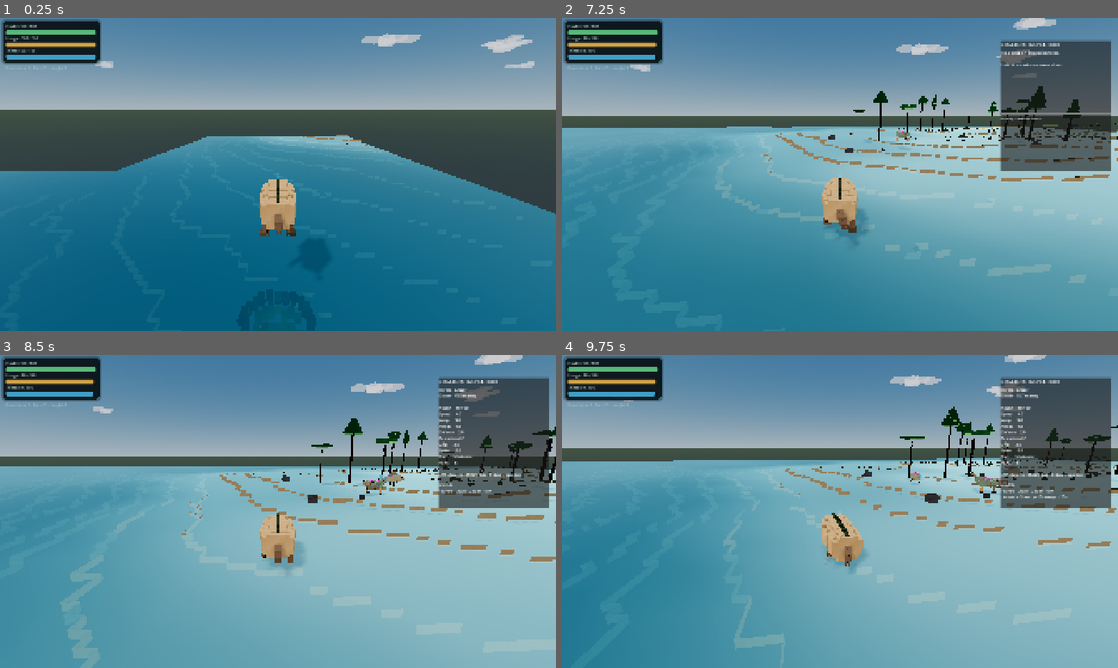
Above: before the commit, frames 1-4 (two rows, left to right).
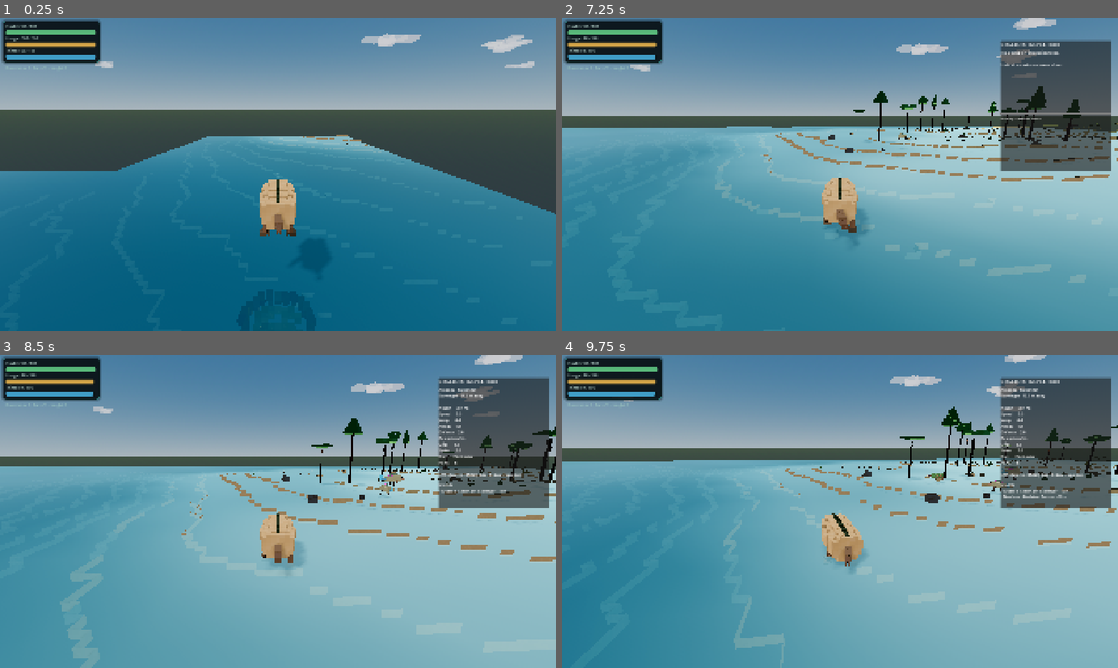
Above: after the commit, the same moments.

Repository: MajorDragonfly/voxelverse
Game: Godot game, scene res://main/main.tscn
Same seed, same stepped clock (60 frames per second), same inputs: the game is played once before the commit and once after it.
Inputs (mouse positions are in pixels of both pictures, inside the frame that each line leads up to):
- Up to frame 1 (0.25 s): no input
- Up to frame 2 (7.25 s): tap Enter at 0.5 s; move the mouse to (867, 174) at 0.52 s; hold W (move_forward) 0.53-5.78 s; right-click (867, 174) at 0.6 s; click (867, 174) at 0.67 s; tap Space (jump) at 0.77, 1.52, 3.02, 3.77, 4.52, 6.02, 6.77 s; move the mouse to (812, 174) at 1.27 s; tap E (inspection_mode) at 1.35 s; move the mouse to (851, 168) at 2.02 s; click (851, 168) at 2.1 s; move the mouse to (834, 180) at 2.77 s; tap L at 2.85 s; click (834, 180) at 2.92 s; move the mouse to (878, 177) at 3.52 s; tap R at 3.6 s; move the mouse to (795, 171) at 4.27 s; tap Tab at 4.35 s; move the mouse to (845, 174) at 5.02 s; tap Delete at 5.1 s; click (845, 174) at 5.17 s; move the mouse to (817, 168) at 5.77 s; hold D (move_right) 5.78-6.53 s; tap Q at 5.85 s; move the mouse to (867, 174) at 6.52 s; hold W (move_forward) from 6.53 s (still down); tap X at 6.6 s
- Up to frame 3 (8.5 s): keep holding W (move_forward); move the mouse to (250, 511) at 7.27 s; tap M at 7.35 s; click (250, 511) at 7.42 s; tap Space (jump) at 7.52 s; move the mouse to (289, 505) at 8.02 s; tap Y at 8.1 s
- Up to frame 4 (9.75 s): move the mouse to (834, 517) at 8.77 s; release W (move_forward) at 8.78 s; hold A (move_left) 8.78-9.53 s; tap Shift at 8.85 s; tap Space (jump) at 9.02 s; move the mouse to (878, 514) at 9.52 s; hold W (move_forward) from 9.53 s (still down); hold Ctrl from 9.53 s (still down); click (878, 514) at 9.67 s

The runs differ from the first frame. In frame 2, less than 0.1% of the frame differs, in the area x 60-63%, y 35-41%; in frame 3, 0.4%; in frame 4, 0.6%, in the area x 62-91%, y 10-46%.
Error after the commit: Parse Error: The function signature doesn't match the parent. Parent signature is "_get_runtime_world_seed(Node = <default>) -> int". (res://world/simulation/r…

Commit message:
Decouple regional ecology from autoload compile globals

Diff:
--- a/world/simulation/region_background_simulation_v7.gd
+++ b/world/simulation/region_background_simulation_v7.gd
@@ -137,6 +137,8 @@
 
 
 func _ensure_active_regions() -> void:
+	if _player == null or not is_instance_valid(_player):
+		return
 	var center: Vector2i = get_region_coordinates(_player.global_position)
 	for offset_z in range(-active_region_radius, active_region_radius + 1):
 		for offset_x in range(-active_region_radius, active_region_radius + 1):
@@ -149,32 +151,36 @@
 		existing["last_touched_tick"] = _simulation_tick
 		_region_states[coordinates] = existing
 		return
+	var generator: Node = _get_world_generator()
+	var world_seed: int = _get_runtime_world_seed(generator)
 	var random := RandomNumberGenerator.new()
 	random.seed = (
-		WorldGenerator.get_world_seed()
+		world_seed
 		+ coordinates.x * 73_856_093
 		+ coordinates.y * 19_349_663
 		+ 2_147_483
 	)
 	var species_count: int = 6
-	if WorldGenerator.has_method("get_planet_profile"):
-		var planet_profile: Dictionary = WorldGenerator.get_planet_profile()
-		species_count = clampi(
-			int(planet_profile.get("fauna_species_count", 6)),
-			3,
-			10
-		)
+	if generator != null and generator.has_method("get_planet_profile"):
+		var planet_profile_value: Variant = generator.call("get_planet_profile")
+		if planet_profile_value is Dictionary:
+			var planet_profile: Dictionary = planet_profile_value
+			species_count = clampi(
+				int(planet_profile.get("fauna_species_count", 6)),
+				3,
+				10
+			)
 	var species_entries: Array = []
 	for slot in range(species_count):
 		var species_seed: int = absi(
-			WorldGenerator.get_world_seed()
+			world_seed
 			+ coordinates.x * 73_856_093
 			+ coordinates.y * 19_349_663
 			+ slot * 83_492_791
 		)
-		if WorldGenerator.has_method("get_species_seed"):
+		if generator != null and generator.has_method("get_species_seed"):
 			species_seed = int(
-				WorldGenerator.call(
+				generator.call(
 					"get_species_seed",
 					coordinates.x,
 					coordinates.y,
@@ -314,3 +320,17 @@
 	while _region_states.size() > maximum_cached_regions and not entries.is_empty():
 		var oldest: Dictionary = entries.pop_front()
 		_region_states.erase(oldest.get("coordinates", Vector2i.ZERO))
+
+
+func _get_world_generator() -> Node:
+	return get_node_or_null("/root/WorldGenerator")
+
+
+func _get_runtime_world_seed(generator: Node = null) -> int:
+	var source: Node = generator if generator != null else _get_world_generator()
+	if source != null and source.has_method("get_world_seed"):
+		return int(source.call("get_world_seed"))
+	var game_state := get_node_or_null("/root/GameState")
+	if game_state != null and game_state.has_method("get_world_seed"):
+		return int(game_state.call("get_world_seed"))
+	return 1
